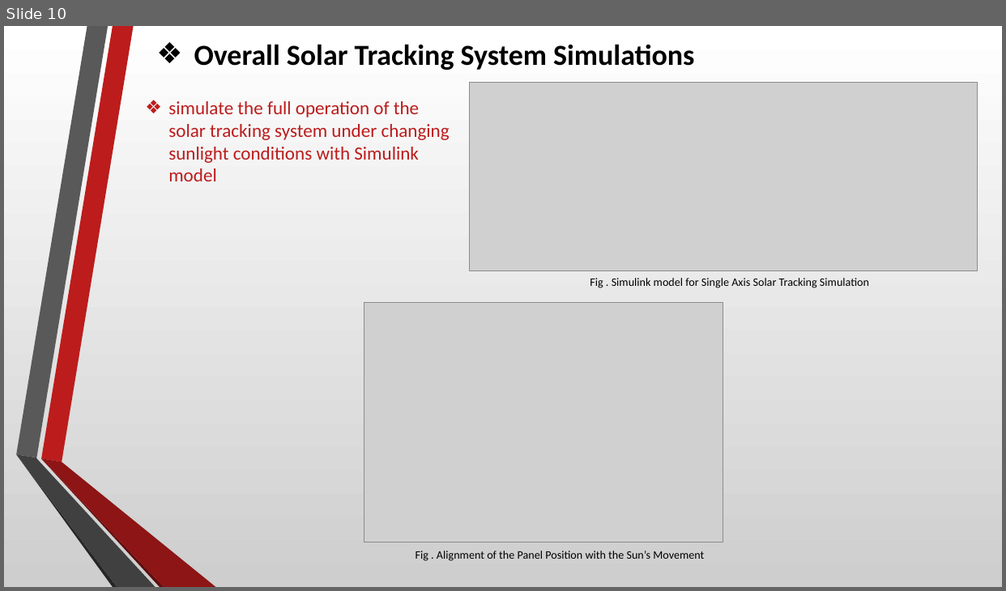
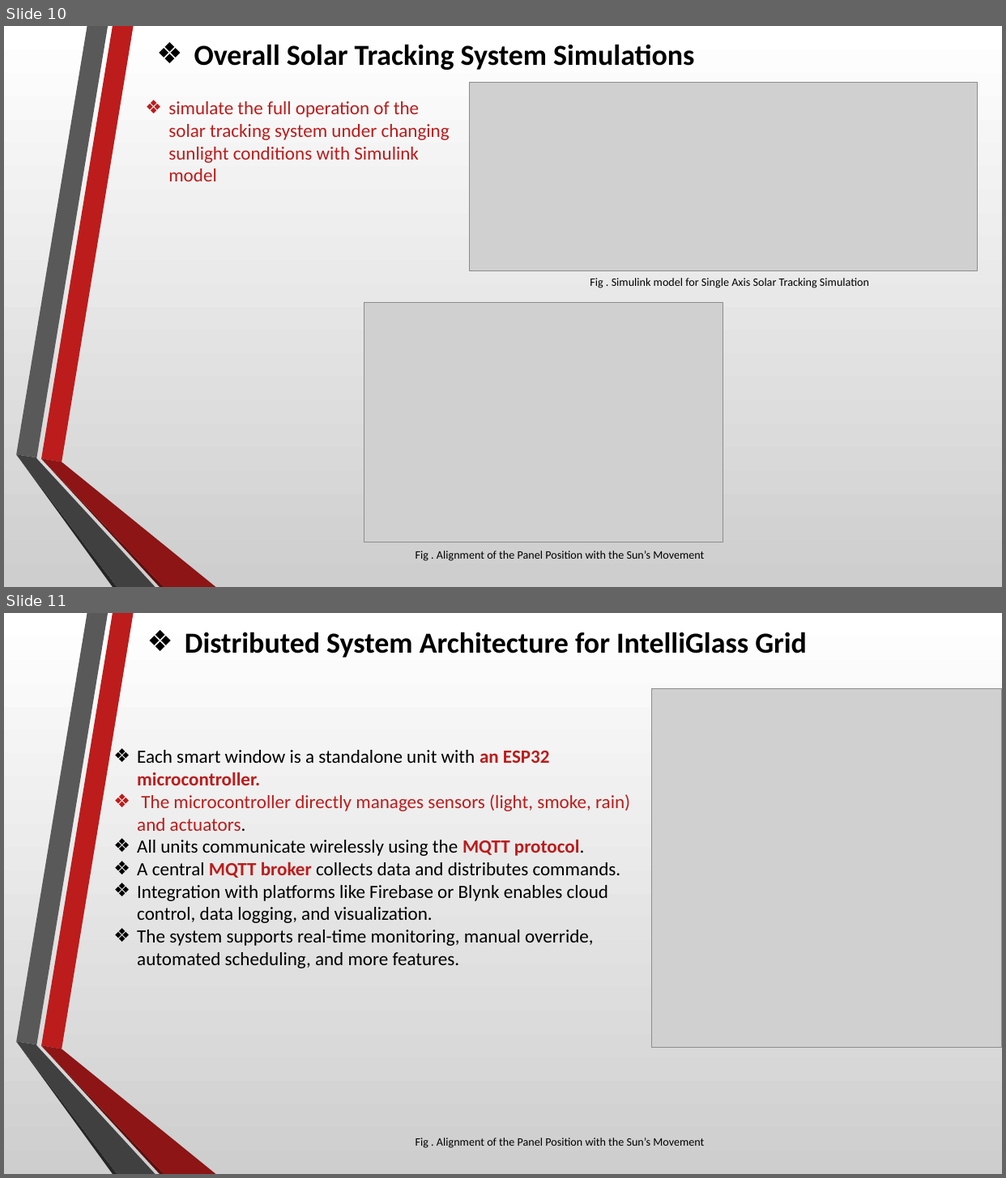
Before and after one commit to IdreesAbuEtewy/IntelliGlass-Smart-Solar-Window-System, a slide deck: SSWS- IntelliGlass_presentation.pptx. Shown one above the other, each under a label of ours: slide 10 before the commit, slides 10 and 11 after it. The pictures are 1006x591 and 1006x1178 pixels, drawn with LibreOffice and Linux fonts; fonts in the diff are those of the drawing; grey boxes stand for pictures. Boxes give left, top, right and bottom in pixels: in the first picture for what was removed or moved away, otherwise in the second. Text is boxed around its words. In the diff, an @@ line names an element or a change of style, - is before the commit and + after.

```diff
--- a/SSWS- IntelliGlass_presentation.pptx
+++ b/SSWS- IntelliGlass_presentation.pptx
@@ slide 11 added at <box>4,613,1002,1174</box>, background gradient #FFFFFF to #CECECE; not listed: 6 template elements that a slide beside it also shows @@
@@ text added at <box>185,632,807,658</box>, 28 pt, text #000000, bold @@
+❖ Distributed System Architecture for IntelliGlass Grid
@@ picture added at <box>651,688,1002,1048</box> @@
@@ text added at <box>137,750,630,969</box>, 18 pt, text #000000 @@
+❖ Each smart window is a standalone unit with an ESP32 microcontroller.
+❖ The microcontroller directly manages sensors (light, smoke, rain) and actuators.
+❖ All units communicate wirelessly using the MQTT protocol.
+❖ A central MQTT broker collects data and distributes commands.
+❖ Integration with platforms like Firebase or Blynk enables cloud control, data logging, and visualization.
+❖ The system supports real-time monitoring, manual override, automated scheduling, and more features.
@@ text added at <box>415,1138,704,1148</box>, 11 pt, text #000000 @@
+Fig . Alignment of the Panel Position with the Sun’s Movement
```
Also in this commit, not shown: 1 slide changed, 1 other file.
